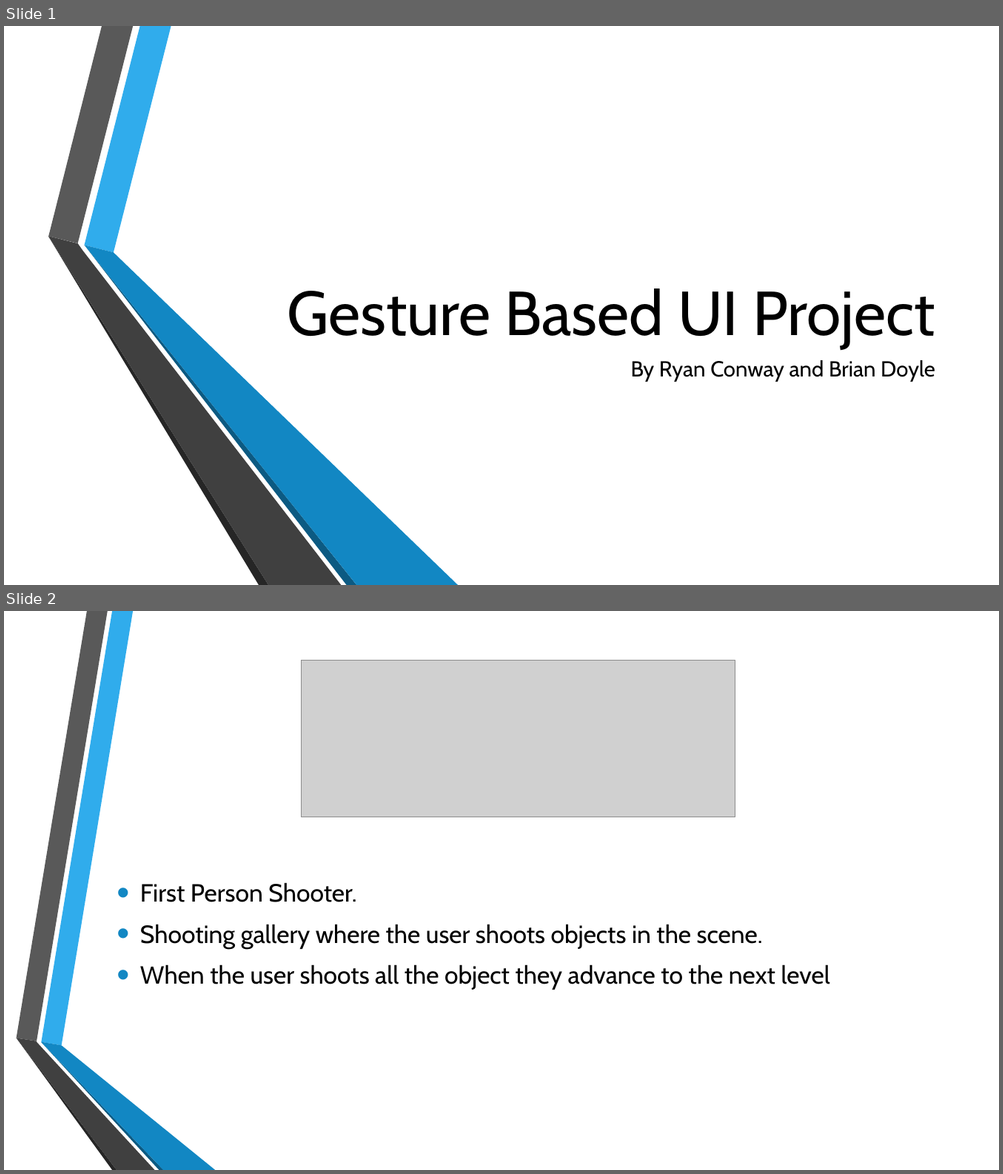
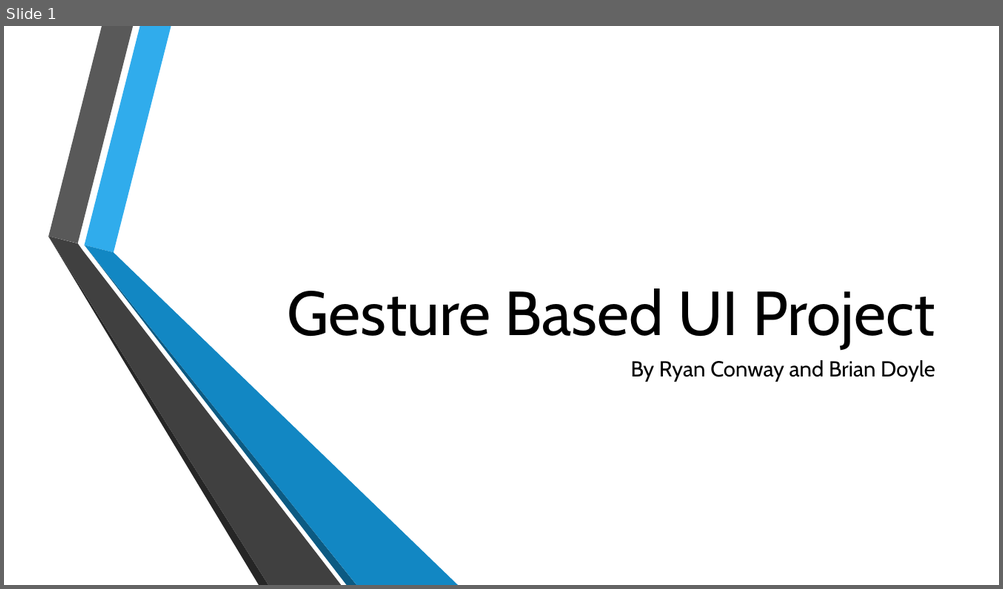
Before and after one commit to BrianD147/Gesture-Based-UI-Development-Project, a slide deck: Gesture Based UI Project.pptx. Shown one above the other, each under a label of ours: slides 1 and 2 before the commit, slide 1 after it. The pictures are 1003x1174 and 1003x589 pixels, drawn with LibreOffice and Linux fonts; fonts in the diff are those of the drawing; grey boxes stand for pictures; background and template pictures are left out. Boxes give left, top, right and bottom in pixels: in the first picture for what was removed or moved away, otherwise in the second. Text is boxed around its words. In the diff, an @@ line names an element or a change of style, - is before the commit and + after.

Commit message:
Redesigned options scene, added pause menu to main scene, and updated presentation

```diff
--- a/Gesture Based UI Project.pptx
+++ b/Gesture Based UI Project.pptx
@@ slide 2 removed at [4, 611, 999, 1170], background picture (left out) @@
@@ picture removed at [301, 661, 734, 817] @@
@@ text removed at [140, 883, 830, 990] @@
-• First Person Shooter.
-• Shooting gallery where the user shoots objects in the scene.
-• When the user shoots all the object they advance to the next level
@@ group removed at [16, 611, 215, 1170]: 6 freeform shapes @@
```
Also in this commit, not shown: 1 slide changed, 4 slides added, 7 other slides removed, 3 other files.
